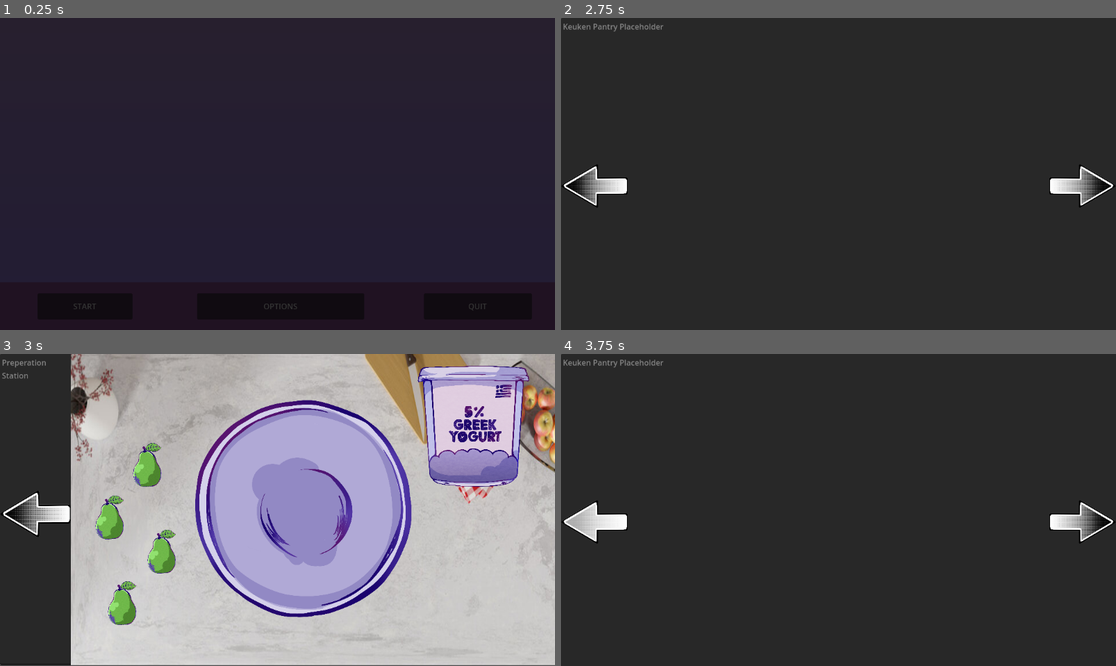
Above: before the commit, frames 1-4 (two rows, left to right).
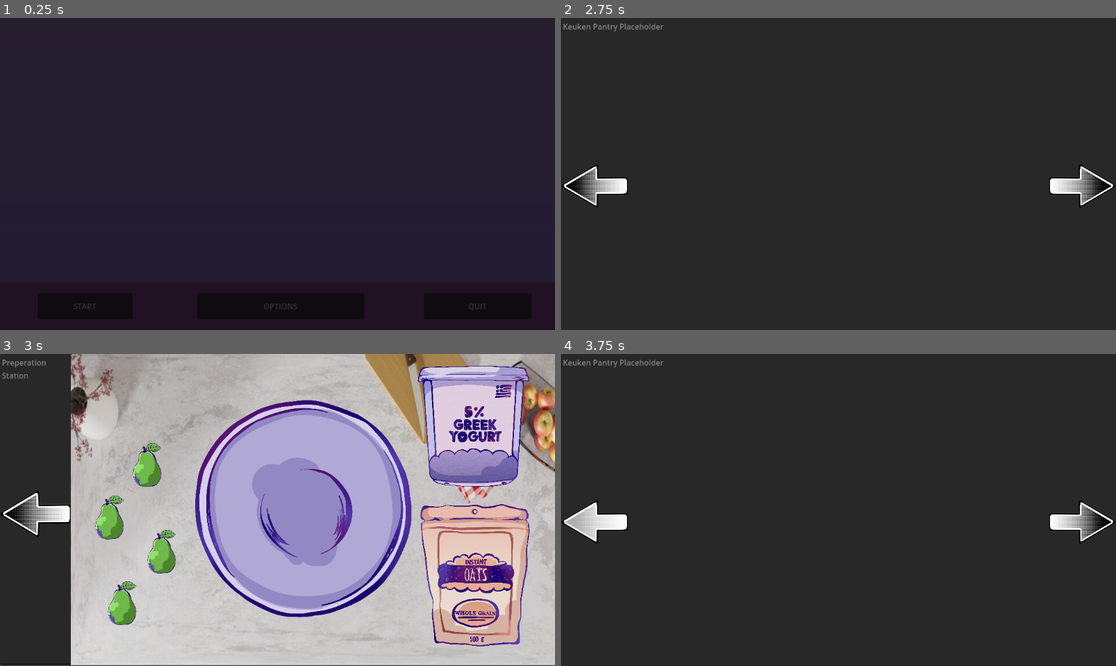
Above: after the commit, the same moments.

Repository: authenticBloodshed/gOATmeal
Game: Godot game, scene res://MainMenu.tscn
The game is run twice, just before and just after one commit, with the same random seed, the same clock (stepped at 60 frames per second) and the same inputs.
Inputs (mouse positions are in pixels of both pictures, inside the frame that each line leads up to):
- Up to frame 1 (0.25 s): no input
- Up to frame 2 (2.75 s): click "START" at 0.5 s; click "START" at 1.25 s; click "START" at 2 s
- Up to frame 3 (3 s): click (521, 522) at 2.75 s
- Up to frame 4 (3.75 s): click (594, 516) at 3.5 s

Frames 1-2 are identical in both runs. In frame 3, 7.7% of the frame differs, in the area x 75-96%, y 48-94%; in frame 4, nothing differs.

Commit message:
Added oatmeal
Same as the yogurt, allows the player to drag oatmeal into the bowl. also makes sure the yogurt and oatmeal don't overlap. You can have either, not both at the same time

Diff:
--- /dev/null
+++ b/DragOatmeal.gd
@@ -0,0 +1,31 @@
+extends Area2D
+
+@export var targetPath : NodePath   # Assigns what to activate on drop
+
+var dragging := false
+
+func _input_event(viewport, event, shape_idx):
+	if event is InputEventMouseButton:
+		if event.button_index == MOUSE_BUTTON_LEFT and event.pressed:
+			dragging = true
+			z_index = 10  # Bring forward
+
+func _process(delta):
+	if dragging:
+		global_position = get_global_mouse_position()
+
+func _input(event):
+	if dragging and event is InputEventMouseButton:
+		if event.button_index == MOUSE_BUTTON_LEFT and not event.pressed:
+			finish_drag()
+
+func finish_drag():
+	dragging = false
+	z_index = 0
+
+	# Activates target
+	var target = get_node(targetPath)
+	target.visible = true
+
+	# Removes the oatmeal from scene
+	queue_free()
--- /dev/null
+++ b/DragOatmeal.tscn
@@ -0,0 +1,17 @@
+[gd_scene load_steps=4 format=3 uid="uid://djr6f1jtdjnev"]
+
+[ext_resource type="Script" path="res://DragOatmeal.gd" id="1_lpomr"]
+[ext_resource type="Texture2D" uid="uid://ba47p4y5pemp8" path="res://Oatmeal.png" id="1_qkovw"]
+
+[sub_resource type="RectangleShape2D" id="RectangleShape2D_sdy20"]
+size = Vector2(1612, 2062)
+
+[node name="DragOatmeal" type="Area2D"]
+script = ExtResource("1_lpomr")
+
+[node name="Sprite2D" type="Sprite2D" parent="."]
+texture = ExtResource("1_qkovw")
+
+[node name="CollisionShape2D" type="CollisionShape2D" parent="."]
+position = Vector2(15, -17)
+shape = SubResource("RectangleShape2D_sdy20")
--- a/PrepStation.tscn
+++ b/PrepStation.tscn
@@ -10,7 +10,9 @@
 [ext_resource type="Texture2D" uid="uid://dt0f8s077qi2x" path="res://bowl1.png" id="7_jvau5"]
 [ext_resource type="Texture2D" uid="uid://c0ty2sdbqng8f" path="res://yogurt.png" id="8_dmfa1"]
 [ext_resource type="PackedScene" uid="uid://dgvvcqcelxcsk" path="res://DraggableObject.tscn" id="8_fgw3y"]
+[ext_resource type="Texture2D" uid="uid://c1camwkygdip0" path="res://OatmealBowl.png" id="9_cb7cn"]
 [ext_resource type="PackedScene" uid="uid://bqbfc5bl3q8xt" path="res://DragItem.tscn" id="10_mer3u"]
+[ext_resource type="PackedScene" uid="uid://djr6f1jtdjnev" path="res://DragOatmeal.tscn" id="13_u64xb"]
 
 [node name="PrepStation" type="Node2D"]
 script = ExtResource("1_5drbj")
@@ -56,6 +58,12 @@
 scale = Vector2(0.2255, 0.2255)
 texture = ExtResource("8_dmfa1")
 
+[node name="OatmealBowl" type="Sprite2D" parent="."]
+visible = false
+position = Vector2(626, 326)
+scale = Vector2(0.23225, 0.23225)
+texture = ExtResource("9_cb7cn")
+
 [node name="DraggableObject" parent="." instance=ExtResource("8_fgw3y")]
 position = Vector2(309, 231)
 
@@ -77,4 +85,9 @@
 stream = ExtResource("5_liu57")
 volume_db = 10.0
 
+[node name="DragOatmeal" parent="." instance=ExtResource("13_u64xb")]
+position = Vector2(984, 459)
+scale = Vector2(0.15, 0.15)
+targetPath = NodePath("../OatmealBowl")
+
 [connection signal="pressed" from="TextureButton" to="." method="_on_texture_button_pressed"]
Binary file added: Oatmeal.png
Not shown, added: Oatmeal.png.import
Binary file added: OatmealBowl.png
Not shown, added: OatmealBowl.png.import
Not shown: 1 places in PrepStation.tscn that only renumber resources
